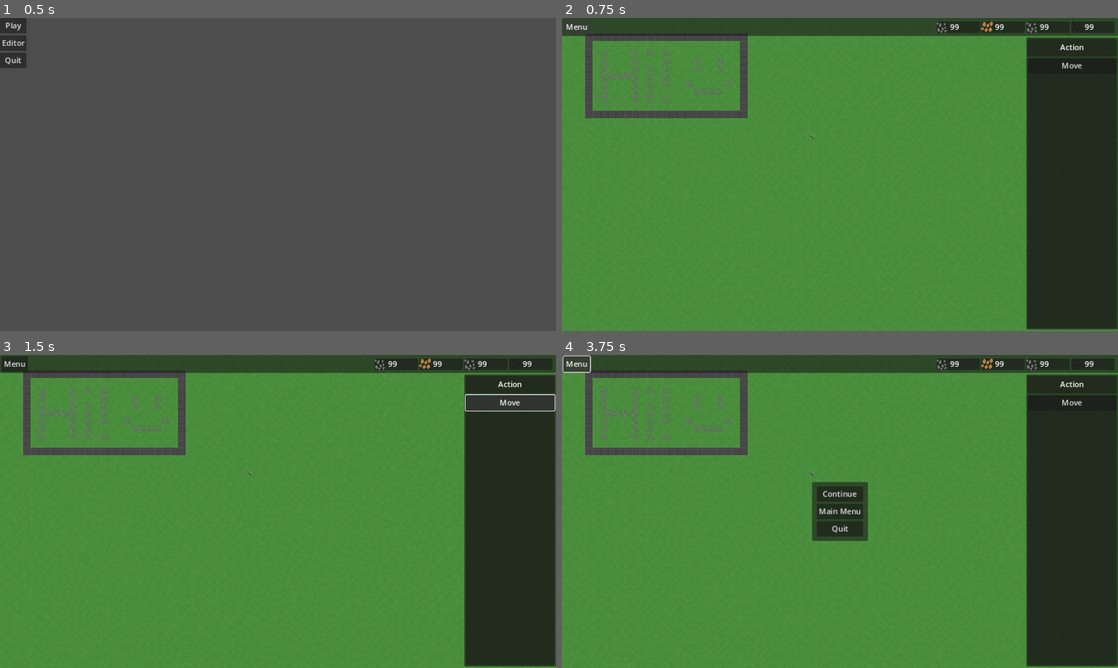
Above: before the commit, frames 1-4 (two rows, left to right).
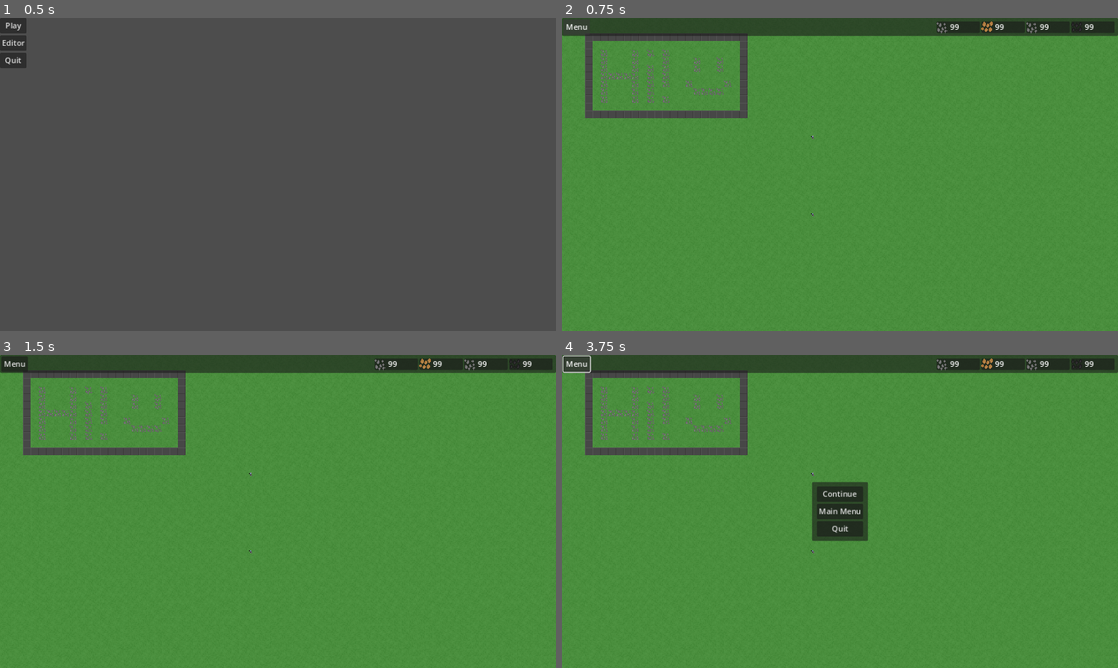
Above: after the commit, the same moments.

Repository: wssuomi/pirate-jam-14
Game: Godot game, scene res://scenes/main_menu.tscn
Two runs of this game, one before a commit and one after it. Both use one fixed random seed, a clock stepped at 60 frames per second and the inputs below.
Inputs (mouse positions are in pixels of both pictures, inside the frame that each line leads up to):
- Up to frame 1 (0.5 s): no input
- Up to frame 2 (0.75 s): click "Play" at 0.5 s
- Up to frame 3 (1.5 s): click (511, 401) at 1.25 s, where only the run before the commit has a clickable "Move"
- Up to frame 4 (3.75 s): click (1073, 401) at 2 s, where only the run before the commit has a clickable "Move"; click (1073, 401) at 2.75 s, where only the run before the commit has a clickable "Move"; click "Menu" at 3.5 s

Frame 1 is identical in both runs. In frame 2, 15% of the frame differs, in the area x 44-100%, y 6-100%; in frame 3, 15%; in frame 4, 15%.

Commit message:
added unit selecting

Diff:
--- a/scenes/game.tscn
+++ b/scenes/game.tscn
@@ -98,11 +98,13 @@
 offset_top = 40.0
 offset_right = 1152.0
 offset_bottom = 645.0
+mouse_filter = 1
 
 [node name="Panel" type="Panel" parent="CanvasLayer/SideBarBuild"]
 layout_mode = 0
 offset_right = 190.0
 offset_bottom = 605.0
+mouse_filter = 1
 
 [node name="Title" type="MarginContainer" parent="CanvasLayer/SideBarBuild"]
 layout_mode = 0
@@ -125,6 +127,7 @@
 offset_top = 43.0
 offset_right = 187.0
 offset_bottom = 602.0
+mouse_filter = 1
 
 [node name="BuildOptions" type="MarginContainer" parent="CanvasLayer/SideBarBuild"]
 layout_mode = 0
@@ -163,20 +166,24 @@
 visible = false
 layout_mode = 2
 size_flags_horizontal = 4
+mouse_filter = 1
 text = "Building..."
 
 [node name="SideBarUnitAction" type="Control" parent="CanvasLayer"]
+visible = false
 layout_mode = 3
 anchors_preset = 0
 offset_left = 962.0
 offset_top = 40.0
 offset_right = 1152.0
 offset_bottom = 645.0
+mouse_filter = 1
 
 [node name="Panel" type="Panel" parent="CanvasLayer/SideBarUnitAction"]
 layout_mode = 0
 offset_right = 190.0
 offset_bottom = 605.0
+mouse_filter = 1
 
 [node name="MarginContainer" type="MarginContainer" parent="CanvasLayer/SideBarUnitAction"]
 layout_mode = 0
@@ -187,10 +194,12 @@
 
 [node name="Panel" type="Panel" parent="CanvasLayer/SideBarUnitAction/MarginContainer"]
 layout_mode = 2
+mouse_filter = 1
 
 [node name="Label" type="Label" parent="CanvasLayer/SideBarUnitAction/MarginContainer"]
 layout_mode = 2
 size_flags_horizontal = 4
+mouse_filter = 1
 text = "Action"
 
 [node name="Actions" type="MarginContainer" parent="CanvasLayer/SideBarUnitAction"]
@@ -202,17 +211,15 @@
 
 [node name="Panel" type="Panel" parent="CanvasLayer/SideBarUnitAction/Actions"]
 layout_mode = 2
+mouse_filter = 1
 
 [node name="VBoxContainer" type="VBoxContainer" parent="CanvasLayer/SideBarUnitAction/Actions"]
 layout_mode = 2
 
 [node name="Move" type="Button" parent="CanvasLayer/SideBarUnitAction/Actions/VBoxContainer"]
 layout_mode = 2
+mouse_filter = 1
 text = "Move"
-
-[node name="Button2" type="Button" parent="CanvasLayer/SideBarUnitAction/Actions/VBoxContainer"]
-visible = false
-layout_mode = 2
 
 [node name="TopBar" type="Control" parent="CanvasLayer"]
 custom_minimum_size = Vector2(10, 0)
@@ -220,11 +227,13 @@
 anchors_preset = 0
 offset_right = 1152.0
 offset_bottom = 37.0
+mouse_filter = 1
 
 [node name="Panel" type="Panel" parent="CanvasLayer/TopBar"]
 layout_mode = 0
 offset_right = 1152.0
 offset_bottom = 37.0
+mouse_filter = 1
 
 [node name="Stone" type="Control" parent="CanvasLayer/TopBar"]
 layout_mode = 2
@@ -233,6 +242,7 @@
 offset_top = 7.0
 offset_right = 866.0
 offset_bottom = 30.0
+mouse_filter = 1
 
 [node name="MarginContainer" type="MarginContainer" parent="CanvasLayer/TopBar/Stone"]
 layout_mode = 0
@@ -241,6 +251,7 @@
 
 [node name="Panel" type="Panel" parent="CanvasLayer/TopBar/Stone/MarginContainer"]
 layout_mode = 2
+mouse_filter = 1
 
 [node name="HBoxContainer" type="HBoxContainer" parent="CanvasLayer/TopBar/Stone/MarginContainer"]
 layout_mode = 2
@@ -253,6 +264,7 @@
 
 [node name="StoneLabel" type="Label" parent="CanvasLayer/TopBar/Stone/MarginContainer/HBoxContainer"]
 layout_mode = 2
+mouse_filter = 1
 text = "0"
 
 [node name="Copper" type="Control" parent="CanvasLayer/TopBar"]
@@ -262,6 +274,7 @@
 offset_top = 7.0
 offset_right = 959.0
 offset_bottom = 30.0
+mouse_filter = 1
 
 [node name="MarginContainer" type="MarginContainer" parent="CanvasLayer/TopBar/Copper"]
 layout_mode = 0
@@ -270,6 +283,7 @@
 
 [node name="Panel" type="Panel" parent="CanvasLayer/TopBar/Copper/MarginContainer"]
 layout_mode = 2
+mouse_filter = 1
 
 [node name="HBoxContainer" type="HBoxContainer" parent="CanvasLayer/TopBar/Copper/MarginContainer"]
 layout_mode = 2
@@ -282,6 +296,7 @@
 
 [node name="CopperLabel" type="Label" parent="CanvasLayer/TopBar/Copper/MarginContainer/HBoxContainer"]
 layout_mode = 2
+mouse_filter = 1
 text = "0"
 
 [node name="Iron" type="Control" parent="CanvasLayer/TopBar"]
@@ -291,6 +306,7 @@
 offset_top = 7.0
 offset_right = 1052.0
 offset_bottom = 30.0
+mouse_filter = 1
 
 [node name="MarginContainer" type="MarginContainer" parent="CanvasLayer/TopBar/Iron"]
 layout_mode = 0
@@ -299,6 +315,7 @@
 
 [node name="Panel" type="Panel" parent="CanvasLayer/TopBar/Iron/MarginContainer"]
 layout_mode = 2
+mouse_filter = 1
 
 [node name="HBoxContainer" type="HBoxContainer" parent="CanvasLayer/TopBar/Iron/MarginContainer"]
 layout_mode = 2
@@ -311,6 +328,7 @@
 
 [node name="IronLabel" type="Label" parent="CanvasLayer/TopBar/Iron/MarginContainer/HBoxContainer"]
 layout_mode = 2
+mouse_filter = 1
 text = "0"
 
 [node name="Coal" type="Control" parent="CanvasLayer/TopBar"]
@@ -320,6 +338,7 @@
 offset_top = 7.0
 offset_right = 1145.0
 offset_bottom = 30.0
+mouse_filter = 1
 
 [node name="MarginContainer" type="MarginContainer" parent="CanvasLayer/TopBar/Coal"]
 layout_mode = 0
@@ -328,6 +347,7 @@
 
 [node name="Panel" type="Panel" parent="CanvasLayer/TopBar/Coal/MarginContainer"]
 layout_mode = 2
+mouse_filter = 1
 
 [node name="HBoxContainer" type="HBoxContainer" parent="CanvasLayer/TopBar/Coal/MarginContainer"]
 layout_mode = 2
@@ -340,6 +360,7 @@
 
 [node name="CoalLabel" type="Label" parent="CanvasLayer/TopBar/Coal/MarginContainer/HBoxContainer"]
 layout_mode = 2
+mouse_filter = 1
 text = "0"
 
 [node name="Menu" type="Button" parent="CanvasLayer/TopBar"]
@@ -348,6 +369,7 @@
 offset_top = 3.0
 offset_right = 58.0
 offset_bottom = 34.0
+mouse_filter = 1
 text = "Menu"
 
 [node name="Map" type="TileMap" parent="."]
--- a/scripts/Game.gd
+++ b/scripts/Game.gd
@@ -95,6 +95,7 @@
 	draw_map_tiles()
 	update_labels()
 	spawn_unit(Units.Infantry, Vector2i(32,15))
+	spawn_unit(Units.Infantry, Vector2i(32,25))
 
 
 func draw_map_tiles() -> void:
@@ -143,13 +144,20 @@
 						update_tile(tile)
 		Modes.MoveUnit:
 			if event is InputEventMouseButton:
-				if Input.is_action_just_pressed("select_unit_location"):
+				if Input.is_action_just_pressed("select_unit_location") and not mouse_on_ui:
 					var pos: Vector2i = map.local_to_map(get_global_mouse_position())
 					print(pos)
 		Modes.UnitSelected:
 			if event is InputEventMouseButton and not mouse_on_ui:
 				if Input.is_action_just_pressed("select_unit"):
-					pass
+					var pos: Vector2i = map.local_to_map(get_global_mouse_position())
+					if pos in units.keys():
+						deselect_unit()
+						select_unit(pos)
+						change_mode_to(Modes.UnitSelected)
+					else:
+						deselect_unit()
+						change_mode_to(Modes.Normal)
 
 func _process(_delta):
 	match mode:
@@ -227,6 +235,9 @@
 		Modes.MoveUnit:
 			mode = Modes.MoveUnit
 			preview_tile.hide()
+		Modes.UnitSelected:
+			mode = Modes.UnitSelected
+			preview_tile.hide()
 
 func _on_building_placed():
 	match building:
@@ -252,11 +263,13 @@
 func select_unit(pos: Vector2i):
 	selected_unit = units[pos]
 	selected_unit.select()
+	side_bar_unit_action.show()
 
 func deselect_unit():
 	if selected_unit != null:
 		selected_unit.deselect()
 		selected_unit = null
+		side_bar_unit_action.hide()
 
 func _on_move_pressed():
 	match mode:
@@ -264,5 +277,5 @@
 			change_mode_to(Modes.MoveUnit)
 			move.text = "Cancel"
 		Modes.MoveUnit:
-			change_mode_to(Modes.Normal)
+			change_mode_to(Modes.UnitSelected)
 			move.text = "Move"
--- a/scripts/infantry.gd
+++ b/scripts/infantry.gd
@@ -2,6 +2,7 @@
 
 @onready var select_indicator = $SelectIndicator
 
+enum State {Guard, Walk, Attack}
 
 func select():
 	select_indicator.show()
